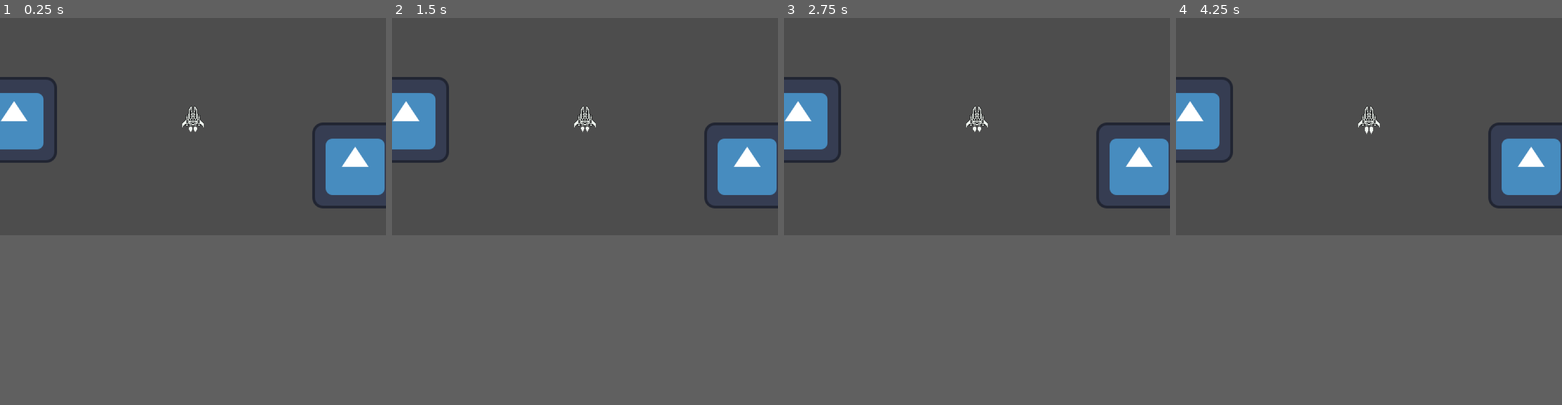
Above: before the commit, frames 1-4 (left to right).
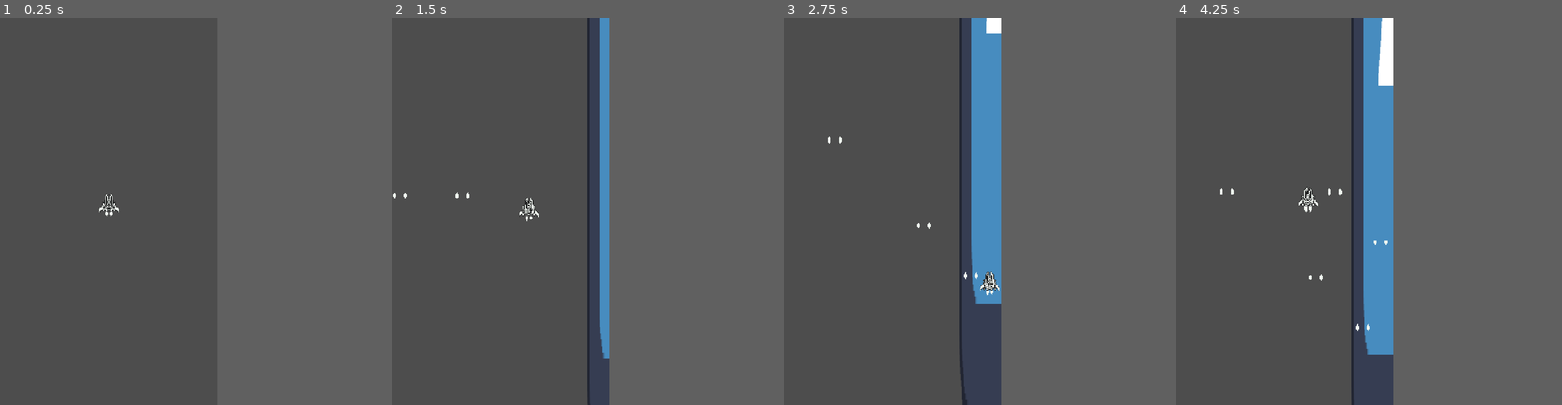
Above: after the commit, the same moments.

Repository: rnakkas/GodotSandbox
Game: Godot game, scene res://ShmupSandbox/Main/Scenes/main.tscn
Two runs of this game, one before a commit and one after it. Both use one fixed random seed, a clock stepped at 60 frames per second and the inputs below. The engine's default icon, where the game draws it, is replaced by a stand-in: a white triangle on a blue panel in a dark square.
Inputs (mouse positions are in pixels of both pictures, inside the frame that each line leads up to):
- Up to frame 1 (0.25 s): no input
- Up to frame 2 (1.5 s): tap Enter at 0.5 s; move the mouse to (669, 114) at 0.52 s; press the mouse at (669, 114) at 0.53 s; hold D (move_right) 0.53-1.28 s; move the mouse to (507, 137) at 1.27 s; release the mouse at (507, 137) at 1.28 s; hold S (move_down) from 1.28 s (still down); click (507, 137) at 1.35 s
- Up to frame 3 (2.75 s): move the mouse to (1015, 79) at 2.02 s; release S (move_down) at 2.03 s; press the mouse at (1015, 79) at 2.03 s; hold D (move_right) from 2.03 s (still down)
- Up to frame 4 (4.25 s): move the mouse to (1349, 168) at 2.77 s; release D (move_right) at 2.78 s; release the mouse at (1349, 168) at 2.78 s; hold W (move_up) 2.78-3.53 s; click (1349, 168) at 2.85 s; move the mouse to (1484, 157) at 3.52 s; press the mouse at (1484, 157) at 3.53 s; hold A (move_left) from 3.53 s (still down)
The window is 799x449 before the commit and 450x800 after it. Grey fills any space a smaller window leaves; there, only what the larger window draws over its background counts as a difference.

The runs differ from the first frame. In frame 1, 5.0% of the frame differs, in the area x 0-100%, y 15-52%; in frame 2, 7.8%; in frame 3, 11%; in frame 4, 12%, in the area x 0-100%, y 0-100%.

Commit message:
started creating player shooting

Diff:
--- a/ShmupSandbox/Main/Scenes/main.tscn
+++ b/ShmupSandbox/Main/Scenes/main.tscn
@@ -1,21 +1,43 @@
-[gd_scene load_steps=3 format=3 uid="uid://betfkrygq2ejo"]
+[gd_scene load_steps=4 format=3 uid="uid://betfkrygq2ejo"]
 
 [ext_resource type="PackedScene" uid="uid://ck20r21lsokw1" path="res://ShmupSandbox/Player/Scenes/player_ship.tscn" id="1_c17wt"]
 [ext_resource type="Texture2D" uid="uid://b0t3vogr3x06f" path="res://icon.svg" id="2_aucld"]
 
+[sub_resource type="RectangleShape2D" id="RectangleShape2D_aucld"]
+size = Vector2(748, 87)
+
 [node name="Main" type="Node2D"]
 
 [node name="PlayerShip" parent="." instance=ExtResource("1_c17wt")]
-position = Vector2(472, 294)
+position = Vector2(341, 865)
 
 [node name="Camera2D" type="Camera2D" parent="PlayerShip"]
 zoom = Vector2(2, 2)
+limit_left = 0
+limit_top = 0
+limit_right = 720
+limit_bottom = 1280
 position_smoothing_enabled = true
 
 [node name="Icon" type="Sprite2D" parent="."]
-position = Vector2(205, 284)
+position = Vector2(-13, 654.5)
+scale = Vector2(1, 10.6016)
 texture = ExtResource("2_aucld")
 
 [node name="Icon2" type="Sprite2D" parent="."]
-position = Vector2(714, 352)
+position = Vector2(714, 645)
+scale = Vector2(1, 10.6094)
 texture = ExtResource("2_aucld")
+
+[node name="Area2D" type="Area2D" parent="."]
+collision_layer = 4
+collision_mask = 0
+
+[node name="Icon3" type="Sprite2D" parent="Area2D"]
+position = Vector2(365.5, 34.5)
+scale = Vector2(6.00781, 0.632813)
+texture = ExtResource("2_aucld")
+
+[node name="CollisionShape2D" type="CollisionShape2D" parent="Area2D"]
+position = Vector2(364, 33.5)
+shape = SubResource("RectangleShape2D_aucld")
--- /dev/null
+++ b/ShmupSandbox/Player/Scenes/player_bullet.tscn
@@ -0,0 +1,110 @@
+[gd_scene load_steps=15 format=3 uid="uid://k2akwdsnkyda"]
+
+[ext_resource type="Texture2D" uid="uid://0uiw6fd5nr31" path="res://ShmupSandbox/Assets/Player/spaceship-001-spritesheet-001.png" id="1_bk2fx"]
+[ext_resource type="Script" uid="uid://dmwv3jrlakeyp" path="res://ShmupSandbox/Player/Scripts/player_bullet.gd" id="1_whoyt"]
+
+[sub_resource type="AtlasTexture" id="AtlasTexture_whoyt"]
+atlas = ExtResource("1_bk2fx")
+region = Rect2(0, 64, 16, 16)
+
+[sub_resource type="AtlasTexture" id="AtlasTexture_dkjwp"]
+atlas = ExtResource("1_bk2fx")
+region = Rect2(16, 64, 16, 16)
+
+[sub_resource type="AtlasTexture" id="AtlasTexture_onk7t"]
+atlas = ExtResource("1_bk2fx")
+region = Rect2(32, 64, 16, 16)
+
+[sub_resource type="AtlasTexture" id="AtlasTexture_wr6iu"]
+atlas = ExtResource("1_bk2fx")
+region = Rect2(48, 64, 16, 16)
+
+[sub_resource type="AtlasTexture" id="AtlasTexture_lxxth"]
+atlas = ExtResource("1_bk2fx")
+region = Rect2(64, 64, 16, 16)
+
+[sub_resource type="AtlasTexture" id="AtlasTexture_bk2fx"]
+atlas = ExtResource("1_bk2fx")
+region = Rect2(0, 80, 16, 16)
+
+[sub_resource type="AtlasTexture" id="AtlasTexture_eymk2"]
+atlas = ExtResource("1_bk2fx")
+region = Rect2(16, 80, 16, 16)
+
+[sub_resource type="AtlasTexture" id="AtlasTexture_87slm"]
+atlas = ExtResource("1_bk2fx")
+region = Rect2(32, 80, 16, 16)
+
+[sub_resource type="AtlasTexture" id="AtlasTexture_58yh3"]
+atlas = ExtResource("1_bk2fx")
+region = Rect2(48, 80, 16, 16)
+
+[sub_resource type="AtlasTexture" id="AtlasTexture_y3584"]
+atlas = ExtResource("1_bk2fx")
+region = Rect2(64, 80, 16, 16)
+
+[sub_resource type="SpriteFrames" id="SpriteFrames_eymk2"]
+animations = [{
+"frames": [{
+"duration": 1.0,
+"texture": SubResource("AtlasTexture_whoyt")
+}, {
+"duration": 1.0,
+"texture": SubResource("AtlasTexture_dkjwp")
+}, {
+"duration": 1.0,
+"texture": SubResource("AtlasTexture_onk7t")
+}, {
+"duration": 1.0,
+"texture": SubResource("AtlasTexture_wr6iu")
+}, {
+"duration": 1.0,
+"texture": SubResource("AtlasTexture_lxxth")
+}],
+"loop": true,
+"name": &"fly",
+"speed": 20.0
+}, {
+"frames": [{
+"duration": 1.0,
+"texture": SubResource("AtlasTexture_bk2fx")
+}, {
+"duration": 1.0,
+"texture": SubResource("AtlasTexture_eymk2")
+}, {
+"duration": 1.0,
+"texture": SubResource("AtlasTexture_87slm")
+}, {
+"duration": 1.0,
+"texture": SubResource("AtlasTexture_58yh3")
+}, {
+"duration": 1.0,
+"texture": SubResource("AtlasTexture_y3584")
+}, {
+"duration": 1.0,
+"texture": null
+}],
+"loop": false,
+"name": &"hit",
+"speed": 15.0
+}]
+
+[sub_resource type="RectangleShape2D" id="RectangleShape2D_bk2fx"]
+size = Vector2(5, 14)
+
+[node name="player_bullet" type="Area2D"]
+collision_layer = 2
+collision_mask = 12
+script = ExtResource("1_whoyt")
+
+[node name="bullet_sprite" type="AnimatedSprite2D" parent="."]
+sprite_frames = SubResource("SpriteFrames_eymk2")
+animation = &"fly"
+autoplay = "fly"
+frame = 3
+frame_progress = 0.50622
+
+[node name="bullet_collider" type="CollisionShape2D" parent="."]
+position = Vector2(-0.5, 0)
+shape = SubResource("RectangleShape2D_bk2fx")
+debug_color = Color(0.585341, 0.548007, 0.119147, 0.42)
--- a/ShmupSandbox/Player/Scenes/player_ship.tscn
+++ b/ShmupSandbox/Player/Scenes/player_ship.tscn
@@ -223,9 +223,9 @@
 collision_mask = 28
 motion_mode = 1
 script = ExtResource("1_qbyav")
-_speed = 300.0
-_acceleration = 150.0
-_damping = 150.0
+_max_speed = 300.0
+_acceleration = 700.0
+_damping = 600.0
 
 [node name="Body" type="AnimatedSprite2D" parent="."]
 unique_name_in_owner = true
@@ -256,6 +256,7 @@
 shape = SubResource("CapsuleShape2D_45j1j")
 
 [node name="MuzzleL" type="Marker2D" parent="."]
+unique_name_in_owner = true
 position = Vector2(-9, -22)
 
 [node name="MuzzleFlashL" type="AnimatedSprite2D" parent="MuzzleL"]
@@ -264,11 +265,19 @@
 animation = &"idle"
 autoplay = "idle"
 
-[node name="Muzzle2" type="Marker2D" parent="."]
+[node name="MuzzleR" type="Marker2D" parent="."]
+unique_name_in_owner = true
 position = Vector2(9, -22)
 
-[node name="MuzzleFlashR" type="AnimatedSprite2D" parent="Muzzle2"]
+[node name="MuzzleFlashR" type="AnimatedSprite2D" parent="MuzzleR"]
 unique_name_in_owner = true
 sprite_frames = SubResource("SpriteFrames_ia6lr")
 animation = &"idle"
 autoplay = "idle"
+
+[node name="shot_cooldown_timer" type="Timer" parent="."]
+unique_name_in_owner = true
+wait_time = 0.5
+one_shot = true
+
+[connection signal="timeout" from="shot_cooldown_timer" to="." method="_on_shot_cooldown_timer_timeout"]
--- /dev/null
+++ b/ShmupSandbox/Player/Scripts/player_bullet.gd
@@ -0,0 +1,11 @@
+extends Area2D
+
+
+# Called when the node enters the scene tree for the first time.
+func _ready() -> void:
+	pass # Replace with function body.
+
+
+# Called every frame. 'delta' is the elapsed time since the previous frame.
+func _process(delta: float) -> void:
+	pass
--- a/ShmupSandbox/Player/Scripts/player_ship.gd
+++ b/ShmupSandbox/Player/Scripts/player_ship.gd
@@ -1,14 +1,30 @@
 extends CharacterBody2D
 
-@export var _speed : float
+## Velocity
+@export var _max_speed : float
 @export var _acceleration : float
 @export var _damping : float
 
+## Sprites
 @onready var body: AnimatedSprite2D = %Body
 @onready var thrusterL : AnimatedSprite2D = %ThrusterL
 @onready var thrusterR : AnimatedSprite2D = %ThrusterR
 @onready var muzzle_flash_l: AnimatedSprite2D = %MuzzleFlashL
 @onready var muzzle_flash_r: AnimatedSprite2D = %MuzzleFlashR
+
+## Muzzle
+@onready var muzzle_l : Marker2D = %MuzzleL
+@onready var muzzle_r : Marker2D = %MuzzleR
+
+## Timers
+@onready var shot_cooldown_timer : Timer = %shot_cooldown_timer
+
+## Packed scenes
+var bullet : PackedScene = preload("res://ShmupSandbox/Player/Scenes/player_bullet.tscn")
+
+var min_bounds : Vector2 = Vector2(0, 0)
+var max_bounds : Vector2 = Vector2(720, 1280)
+var on_shooting_cooldown : bool
 
 func _ready() -> void:
 	body.play("idle")
@@ -17,14 +33,47 @@
 	muzzle_flash_l.play("idle")
 	muzzle_flash_r.play("idle")
 
-func _physics_process(delta: float) -> void:
+func handle_input(delta) -> void:
+	var input_dir := Vector2.ZERO
 
-	# Get the input direction and handle the movement/deceleration.
-	# As good practice, you should replace UI actions with custom gameplay actions.
-	var direction := Input.get_axis("ui_left", "ui_right")
-	if direction:
-		velocity.x = direction * _speed
+	# Get input direction
+	input_dir.x = Input.get_axis("move_left", "move_right")
+	input_dir.y = Input.get_axis("move_up", "move_down")
+	input_dir = input_dir.normalized()  # Normalize for diagonal movement
+
+	# Acceleration
+	if input_dir != Vector2.ZERO:
+		velocity = velocity.move_toward(input_dir * _max_speed, _acceleration * delta)
 	else:
-		velocity.x = move_toward(velocity.x, 0, _speed)
+		velocity = velocity.move_toward(Vector2.ZERO, _damping * delta)
 
+func clamp_movement_to_screen_bounds() -> void:
+	# Clamp position within bounds
+	var offset : float = 20.0
+
+	position.x = clamp(position.x, offset - min_bounds.x, max_bounds.x - offset)
+	position.y = clamp(position.y, offset - min_bounds.y, max_bounds.y - offset)
+
+func handle_shooting() -> void:
+	if Input.is_action_pressed("attack") && !on_shooting_cooldown:
+		on_shooting_cooldown = true
+		shot_cooldown_timer.start()
+
+		var bullet_instance_l := bullet.instantiate()
+		var bullet_instance_r := bullet.instantiate()
+		bullet_instance_l.position = muzzle_l.global_position
+		bullet_instance_r.position = muzzle_r.global_position
+		get_tree().current_scene.add_child(bullet_instance_l)
+		get_tree().current_scene.add_child(bullet_instance_r)
+
+func _physics_process(delta):
+	handle_input(delta)
 	move_and_slide()
+
+func _process(_delta: float) -> void:
+	clamp_movement_to_screen_bounds()
+	handle_shooting()
+
+## Signal connections
+func _on_shot_cooldown_timer_timeout() -> void:
+	on_shooting_cooldown = false
--- a/project.godot
+++ b/project.godot
@@ -14,6 +14,14 @@
 run/main_scene="uid://betfkrygq2ejo"
 config/features=PackedStringArray("4.4", "Mobile")
 config/icon="res://icon.svg"
+
+[display]
+
+window/size/viewport_width=720
+window/size/viewport_height=1280
+window/stretch/mode="canvas_items"
+window/stretch/aspect="expand"
+window/handheld/orientation=1
 
 [dotnet]
 
Not shown, added: ShmupSandbox/Player/Scripts/player_bullet.gd.uid
